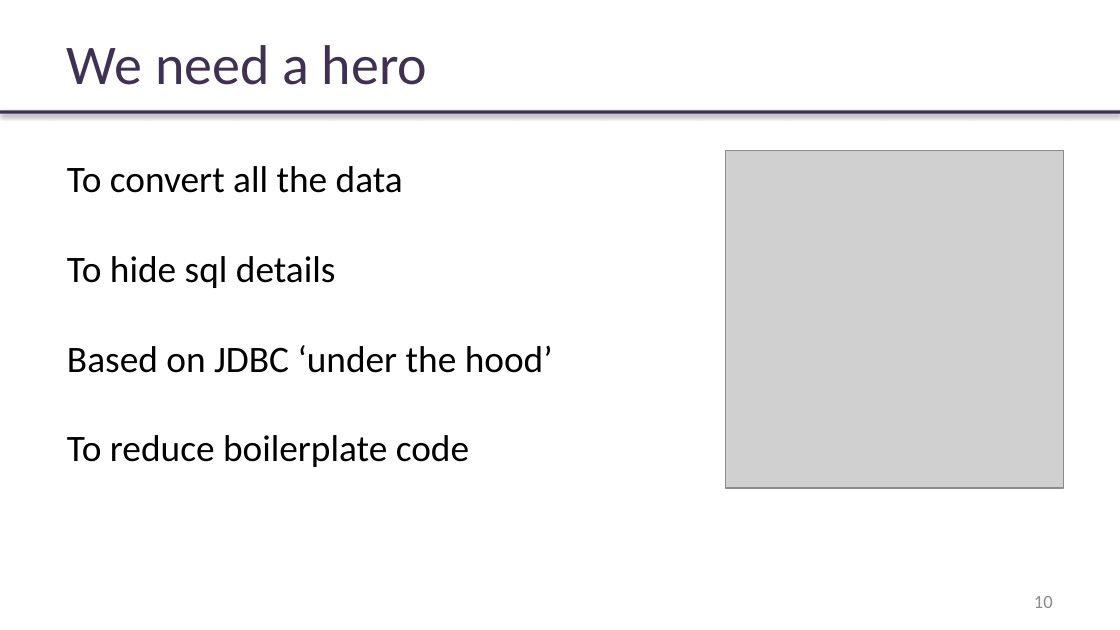
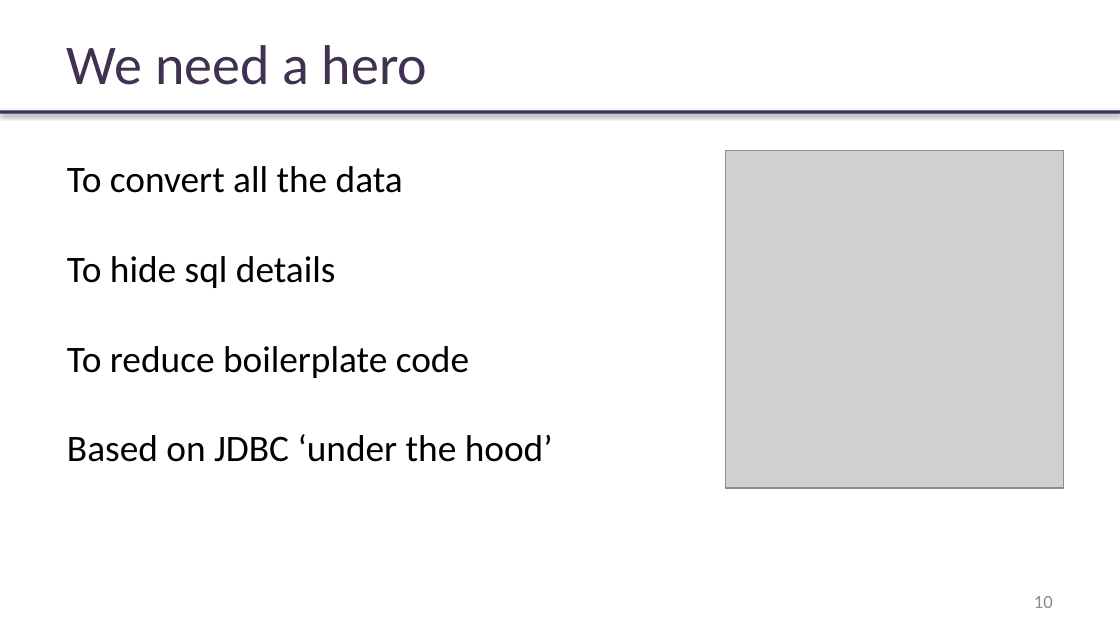
Before and after one commit to rybalkinsd/atom, a slide deck: slide 10 of lecture6/presentation/lecture06.pptx. Drawn at 1120x630 pixels with LibreOffice and Linux fonts; fonts in the diff are those of the drawing; grey boxes stand for pictures; background and template pictures are left out. Boxes give left, top, right and bottom in pixels: in the first picture for what was removed or moved away, otherwise in the second. Text is boxed around its words. In the diff, an @@ line names an element or a change of style, - is before the commit and + after.

Commit message:
presentation upd

```diff
--- a/lecture6/presentation/lecture06.pptx
+++ b/lecture6/presentation/lecture06.pptx
@@ text at [67,346,469,378]: paragraph added @@
+To reduce boilerplate code
@@ text at [67,435,469,467]: paragraph removed @@
-To reduce boilerplate code
```
Also in this commit, not shown: 2 other slides changed, 1 other file.
